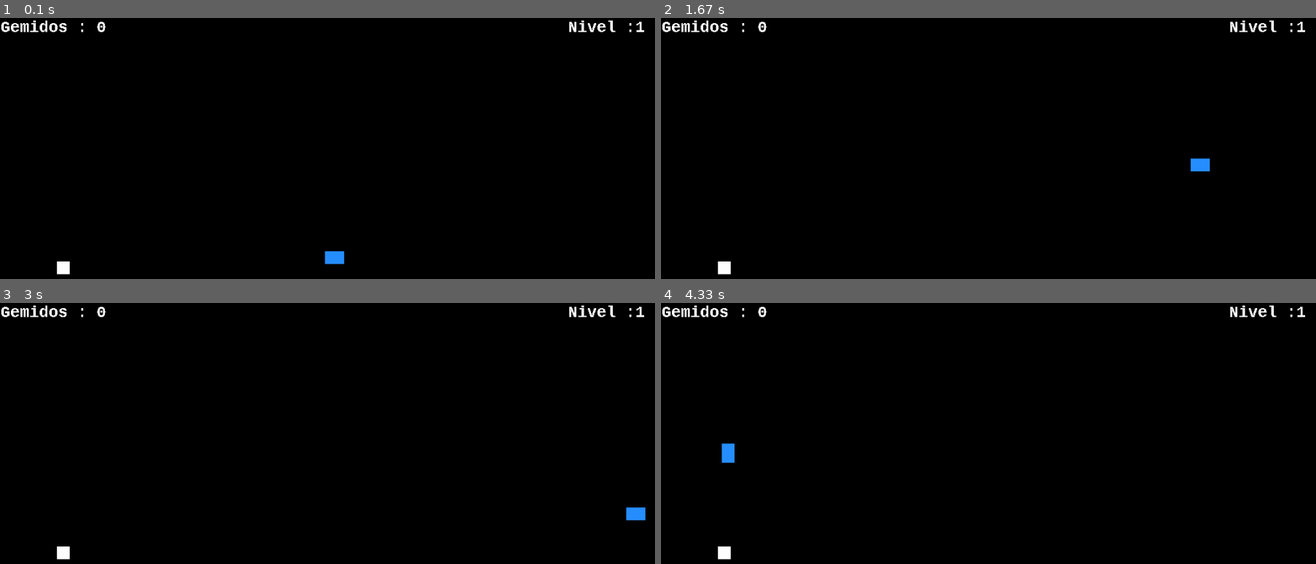
Above: before the commit, frames 1-4 (two rows, left to right).
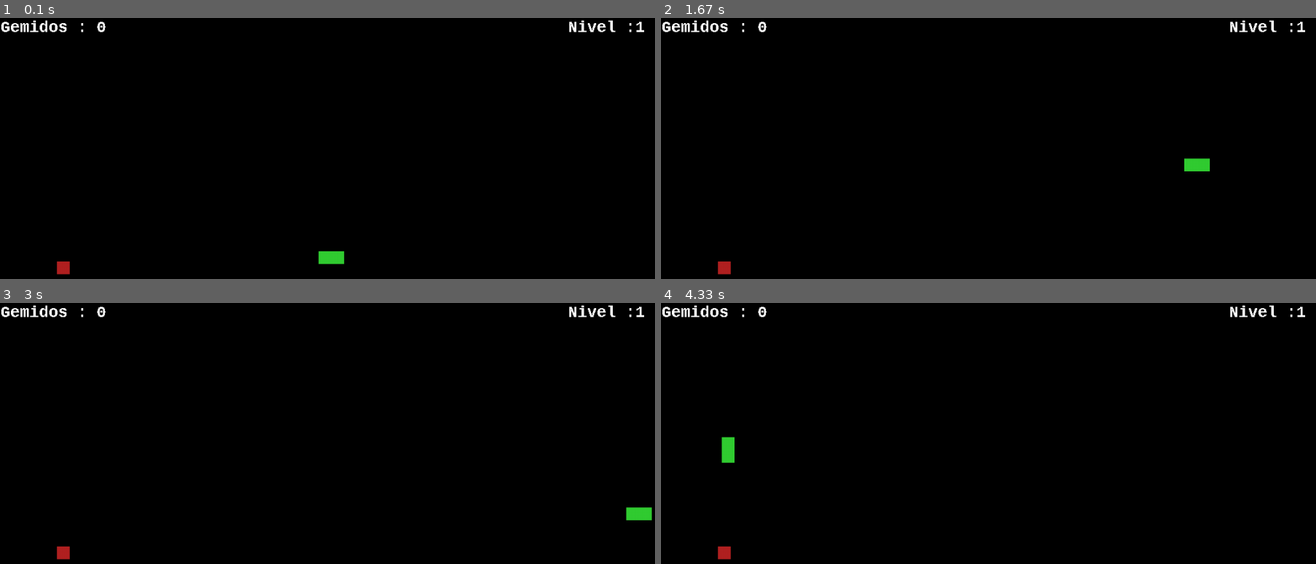
Above: after the commit, the same moments.

Repository: ymagnot/PygameEvolution
Game: pygame game, started from 1.0.py
Same seed, same stepped clock (60 frames per second), same inputs: the game is played once before the commit and once after it.
Inputs:
- Up to frame 1 (0.1 s): no input
- Up to frame 2 (1.67 s): hold D 0.33-0.8 s; hold W 0.83-1.3 s; hold D from 1.33 s (still down)
- Up to frame 3 (3 s): release D at 1.8 s; hold S 2.4-2.7 s; hold A from 2.73 s (still down)
- Up to frame 4 (4.33 s): release A at 3.13 s; hold W 3.17-3.53 s; hold D 3.57-4.2 s; hold S from 4.23 s (still down)

The runs differ from the first frame. In frame 1, 0.3% of the frame differs, in the area x 8-53%, y 89-99%; in frame 2, 0.3%; in frame 3, 0.3%; in frame 4, 0.3%.

Commit message:
modified:   1.0.py

Diff:
--- a/1.0.py
+++ b/1.0.py
@@ -15,12 +15,16 @@
 tamanhocorpocobra, tamanhocorpocobra2 = 20, 20
 tamanhocomida, tamanhocomida2 = 20, 20
 avelocidade, dvelocidade, wvelocidade, svelocidade = -5, 5, -5, 5
-comprimentocobra = 3
+comprimentocobra = 5
 volumetema = 0.1
 ganhos = 0
 prenivel= 0
 nivel = 1
+nivelmaximo = 0
+nivelmaximo2 = 0
 morreu = False
+fontegameover = pygame.font.SysFont('courier_new', 75, True)
+fonterecord = pygame.font.SysFont('courier_new', 20, True)
 
 pygame.display.set_caption('Gemidomentro')
 pygame.mixer.music.set_volume (volumetema)
@@ -33,7 +37,7 @@
 pygame.mixer.music.play(-1)
 
 def morte ():
-    global y, x, y1, x1, ganhos, lcobra, lcabeca, comprimentocobra, morreu, velocidadecobra, avelocidade, dvelocidade, wvelocidade, svelocidade, nivel
+    global y, x, y1, x1, ganhos, lcobra, lcabeca, comprimentocobra, morreu, velocidadecobra, avelocidade, dvelocidade, wvelocidade, svelocidade, nivel, nivelmaximo, nivelmaximo2
     avelocidade, dvelocidade, wvelocidade, svelocidade = -5, 5, -5, 5
     nivel = 1
     y = altura/2-19
@@ -44,12 +48,13 @@
     lcobra = []
     lcabeca = []
     velocidadecobra= 0
-    comprimentocobra = 3
+    nivelmaximo = 0
+    comprimentocobra = 5
     morreu = False
 
 def crescimento(lcobra):
       for XeY in lcobra:
-            pygame.draw.rect(tela, (40,144,255),(XeY[0], XeY[1], tamanhocorpocobra, tamanhocorpocobra2))
+            pygame.draw.rect(tela, (50,205,50),(XeY[0], XeY[1], tamanhocorpocobra, tamanhocorpocobra2))
 lcobra = []
 
 while True:
@@ -90,14 +95,20 @@
 
     x = x + controlex
     y = y + controley
+    gameover = f'MORREU'
+    gameover2 = fontegameover.render(gameover, True, (255,0,0))
+    gm = f'Pressione R para Reiniciar'
+    gm2 = fonte.render(gm, True, (255,255,255))
+    gm3 = f'Maior Pontuação: {nivelmaximo2}'
+    gm4 = fonterecord.render(gm3, True, (255,0,0))
     mensagem = f'Gemidos : {ganhos}'
     mensagem2 = fonte.render(mensagem, False, (255,255,255))
     mensagemnivel= f'Nivel :{nivel}'
     mensagemnivel2 = fonte.render(mensagemnivel, False, (255,255,255))
     gemidao = f'AAAnnnnnnnnnn'
     gemidao2 = fonte.render(gemidao, False, (255,255,255))
-    ponto1 = pygame.draw.rect(tela, (30,144,255), (x,y,tamanho, tamanho2))
-    ponto2 = pygame.draw.rect(tela, (255,255,255), (x1,y1,tamanhocomida,tamanhocomida2))
+    ponto1 = pygame.draw.rect(tela, (0,100,0), (x,y,tamanho, tamanho2))
+    ponto2 = pygame.draw.rect(tela, (178,34,34), (x1,y1,tamanhocomida,tamanhocomida2))
     tela.blit(mensagem2,(1,1))
     tela.blit(mensagemnivel2,(888,1))
 
@@ -124,10 +135,14 @@
           del lcobra[0]
 
     crescimento(lcobra)
+
     if lcobra.count(lcabeca) > 1:
         morreu = True
         while morreu:
             tela.fill((0,0,0))
+            tela.blit(gameover2,(altura/2-20,275))
+            tela.blit(gm2,(305,650))
+            tela.blit(gm4, (389, 390))
             pygame.display.update()
             for event in pygame.event.get():
                 if event.type == QUIT:
@@ -149,8 +164,12 @@
           svelocidade = svelocidade + 0.1
           wvelocidade = wvelocidade - 0.1
           prenivel = prenivel + 1
+          nivelmaximo = nivelmaximo + 1
           comprimentocobra = comprimentocobra + 1
-          print (avelocidade, ganhos, comprimentocobra, prenivel)
+          if nivelmaximo >= nivelmaximo2:
+              nivelmaximo2 = nivelmaximo
+          else:
+              pass
           tela.blit(gemidao2,(altura/2,740))
 
 
